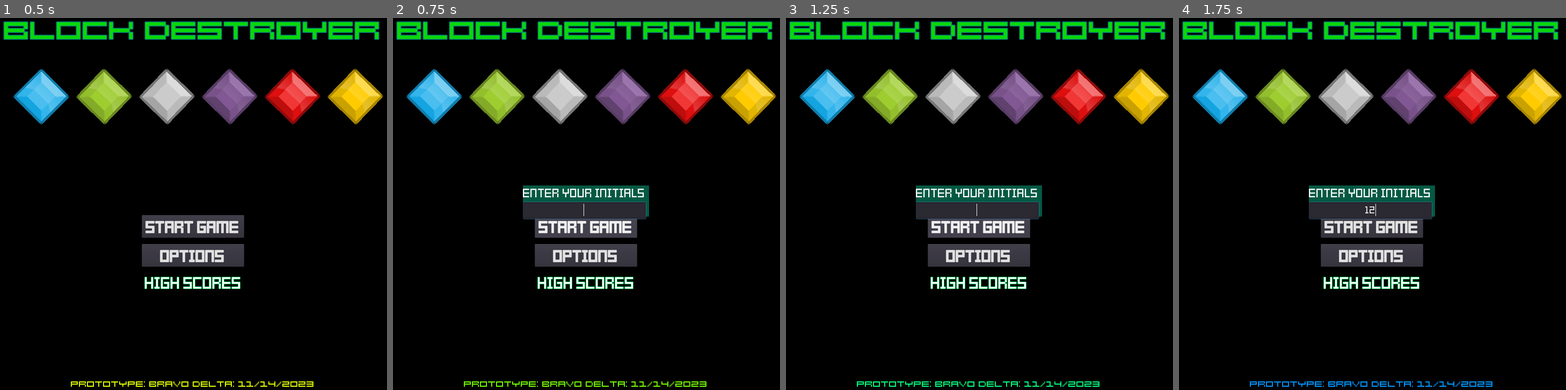
Above: before the commit, frames 1-4 (left to right).
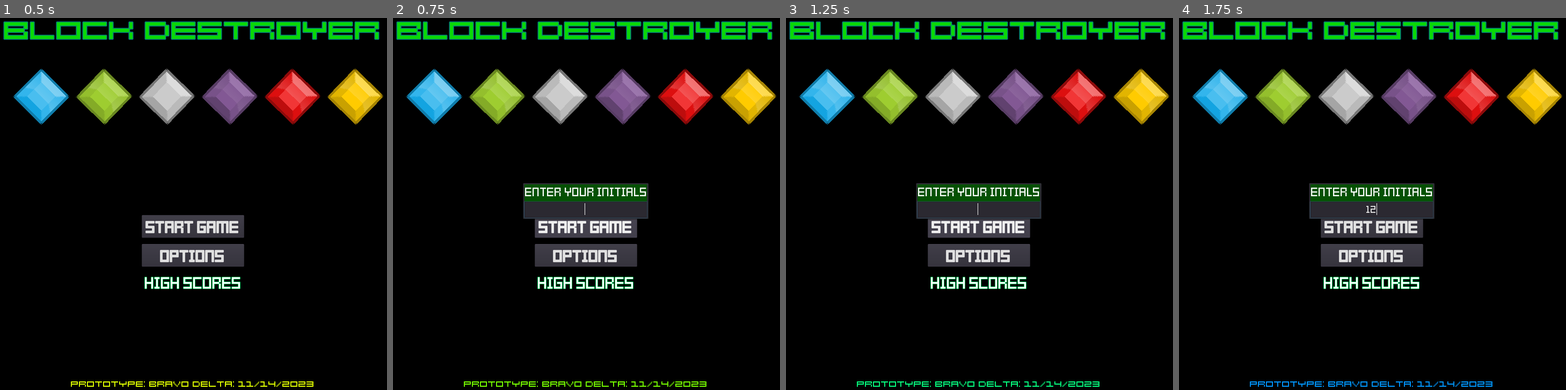
Above: after the commit, the same moments.

Repository: samurailobster/Block-Destroyer
Game: Godot game, scene res://scenes/main.tscn
Two runs of this game, one before a commit and one after it. Both use one fixed random seed, a clock stepped at 60 frames per second and the inputs below.
Inputs (mouse positions are in pixels of both pictures, inside the frame that each line leads up to):
- Up to frame 1 (0.5 s): no input
- Up to frame 2 (0.75 s): click "START GAME" at 0.5 s
- Up to frame 3 (1.25 s): no input
- Up to frame 4 (1.75 s): click (1368, 211) at 1.27 s; type "12" at 1.35 s

Frame 1 is identical in both runs. In frame 2, 1.7% of the frame differs, in the area x 33-67%, y 44-55%; in frame 3, 1.7%; in frame 4, 1.7%.

Commit message:
Refactoring on high score save and load system.
Added option to delete high scores.

Diff:
--- a/scenes/main.tscn
+++ b/scenes/main.tscn
@@ -31,11 +31,6 @@
 outline_color = Color( 0.0156863, 0.980392, 0.439216, 1 )
 font_data = ExtResource( 5 )
 
-[sub_resource type="StyleBoxFlat" id=4]
-bg_color = Color( 0.0196078, 0.352941, 0.266667, 1 )
-border_color = Color( 0.0196078, 0.917647, 0.956863, 1 )
-corner_detail = 16
-
 [sub_resource type="DynamicFont" id=5]
 size = 24
 font_data = ExtResource( 5 )
@@ -44,13 +39,13 @@
 size = 20
 font_data = ExtResource( 5 )
 
-[sub_resource type="DynamicFont" id=8]
-size = 24
+[sub_resource type="DynamicFont" id=7]
+size = 20
 outline_size = 1
 outline_color = Color( 0.313726, 1, 0, 1 )
 font_data = ExtResource( 5 )
 
-[sub_resource type="DynamicFont" id=7]
+[sub_resource type="DynamicFont" id=8]
 size = 20
 font_data = ExtResource( 3 )
 
@@ -64,7 +59,7 @@
 
 [node name="main_music" type="AudioStreamPlayer" parent="."]
 stream = ExtResource( 13 )
-volume_db = -20.0
+volume_db = -25.0
 
 [node name="ParallaxBackground" type="ParallaxBackground" parent="."]
 
@@ -150,8 +145,9 @@
 
 [node name="MarginContainer" type="MarginContainer" parent="CenterContainer"]
 margin_left = 390.0
+margin_top = 7.0
 margin_right = 634.0
-margin_bottom = 186.0
+margin_bottom = 193.0
 
 [node name="VBoxContainer" type="VBoxContainer" parent="CenterContainer/MarginContainer"]
 margin_right = 244.0
@@ -203,18 +199,30 @@
 [node name="fx_timer" type="Timer" parent="."]
 wait_time = 3.5
 
-[node name="initials" type="PopupDialog" parent="."]
+[node name="initials" type="PopupPanel" parent="."]
 margin_right = 300.0
 margin_bottom = 75.0
 rect_min_size = Vector2( 300, 75 )
-custom_styles/panel = SubResource( 4 )
-__meta__ = {
-"_edit_use_anchors_": false
+__meta__ = {
+"_edit_use_anchors_": false
+}
+
+[node name="ColorRect" type="ColorRect" parent="initials"]
+margin_left = 4.0
+margin_top = 4.0
+margin_right = 301.0
+margin_bottom = 85.0
+color = Color( 0.0235294, 0.321569, 0.0156863, 1 )
+__meta__ = {
+"_edit_use_anchors_": false,
+"_editor_description_": ""
 }
 
 [node name="VBoxContainer" type="VBoxContainer" parent="initials"]
-margin_right = 40.0
-margin_bottom = 40.0
+margin_left = 4.0
+margin_top = 4.0
+margin_right = 301.0
+margin_bottom = 85.0
 custom_constants/separation = 5
 
 [node name="initials" type="Label" parent="initials/VBoxContainer"]
@@ -222,17 +230,19 @@
 margin_bottom = 36.0
 custom_fonts/font = SubResource( 5 )
 text = "Enter Your Initials"
+align = 1
+valign = 1
 
 [node name="LineEdit" type="LineEdit" parent="initials/VBoxContainer"]
-margin_right = 58.0
-margin_bottom = 24.0
+margin_top = 41.0
+margin_right = 297.0
+margin_bottom = 81.0
 custom_fonts/font = SubResource( 6 )
 align = 1
 max_length = 4
 expand_to_text_length = true
 
 [node name="options" type="PopupPanel" parent="."]
-visible = true
 margin_right = 40.0
 margin_bottom = 40.0
 rect_min_size = Vector2( 300, 300 )
@@ -241,30 +251,42 @@
 }
 
 [node name="ColorRect" type="ColorRect" parent="options"]
-margin_left = 20.0
-margin_top = 20.0
-margin_right = 222.0
-margin_bottom = 64.0
+margin_left = 4.0
+margin_top = 4.0
+margin_right = 296.0
+margin_bottom = 296.0
 color = Color( 0.0156863, 0.223529, 0.0117647, 1 )
 
 [node name="MarginContainer" type="MarginContainer" parent="options"]
-margin_left = 20.0
-margin_top = 20.0
-margin_right = 20.0
-margin_bottom = 20.0
-__meta__ = {
-"_edit_use_anchors_": false
-}
-
-[node name="CheckBox" type="CheckBox" parent="options/MarginContainer"]
-margin_right = 202.0
-margin_bottom = 44.0
-custom_fonts/font = SubResource( 8 )
+margin_left = 4.0
+margin_top = 4.0
+margin_right = 296.0
+margin_bottom = 296.0
+__meta__ = {
+"_edit_use_anchors_": false
+}
+
+[node name="VBoxContainer" type="VBoxContainer" parent="options/MarginContainer"]
+margin_right = 292.0
+margin_bottom = 292.0
+
+[node name="mute_music" type="CheckBox" parent="options/MarginContainer/VBoxContainer"]
+margin_right = 292.0
+margin_bottom = 38.0
+custom_fonts/font = SubResource( 7 )
 text = "Mute Music"
 align = 1
 __meta__ = {
 "_edit_use_anchors_": false
 }
+
+[node name="clear_high_scores" type="CheckBox" parent="options/MarginContainer/VBoxContainer"]
+margin_top = 42.0
+margin_right = 292.0
+margin_bottom = 80.0
+custom_fonts/font = SubResource( 7 )
+text = "Clear High Scores"
+align = 1
 
 [node name="info_label" type="Label" parent="."]
 anchor_top = 1.0
@@ -290,4 +312,5 @@
 [connection signal="pressed" from="CenterContainer/MarginContainer/VBoxContainer/options_button" to="." method="_on_options_button_pressed"]
 [connection signal="timeout" from="fx_timer" to="." method="_on_fx_timer_timeout"]
 [connection signal="text_entered" from="initials/VBoxContainer/LineEdit" to="." method="_on_LineEdit_text_entered"]
-[connection signal="toggled" from="options/MarginContainer/CheckBox" to="." method="_on_CheckBox_toggled"]
+[connection signal="toggled" from="options/MarginContainer/VBoxContainer/mute_music" to="." method="_on_CheckBox_toggled"]
+[connection signal="toggled" from="options/MarginContainer/VBoxContainer/clear_high_scores" to="." method="_on_clear_high_scores_toggled"]
--- a/scripts/global.gd
+++ b/scripts/global.gd
@@ -1,8 +1,8 @@
 extends Node
 
-const HIGH_SCORE_FILE = "user://high_scores.txt"
-const HIGH_SCORE_LIMIT = 5
-const UNKNOWN_PLAYER = "UNKN"
+const HIGH_SCORE_FILE := "user://high_scores.txt"
+const HIGH_SCORE_LIMIT := 5
+const UNKNOWN_PLAYER := "UNKN"
 
 var current_user := ""
 var score := 0
@@ -20,6 +20,8 @@
 	if !high_score_file.file_exists(HIGH_SCORE_FILE):
 		return
 	high_score_file.open(HIGH_SCORE_FILE, File.READ)
+	if high_score_file.get_len() == 0:
+		return
 	score_data = parse_json(high_score_file.get_line())
 	high_score_file.close()
 
@@ -27,7 +29,19 @@
 	if score_data.has(current_user):
 		if high_score > score_data[current_user]:
 			score_data[current_user] = high_score
+	else:
+		score_data[current_user] = score
 	var save_score = File.new()
 	save_score.open(HIGH_SCORE_FILE, File.WRITE)
 	save_score.store_line(to_json(score_data))
 	save_score.close()
+
+func wipe_high_scorefile():
+	score_data.clear()
+	var high_score_file = File.new()
+	if !high_score_file.file_exists(HIGH_SCORE_FILE):
+		return
+	else:
+		high_score_file.open(HIGH_SCORE_FILE, File.WRITE)
+		high_score_file.store_string("")
+		high_score_file.close()
--- a/scripts/main.gd
+++ b/scripts/main.gd
@@ -83,3 +83,6 @@
 		game_music.play()
 		Global.game_music = true
 		game_music.autoplay = true
+
+func _on_clear_high_scores_toggled(button_pressed):
+	Global.wipe_high_scorefile()
Not shown: 2 places in scenes/main.tscn that only renumber resources
